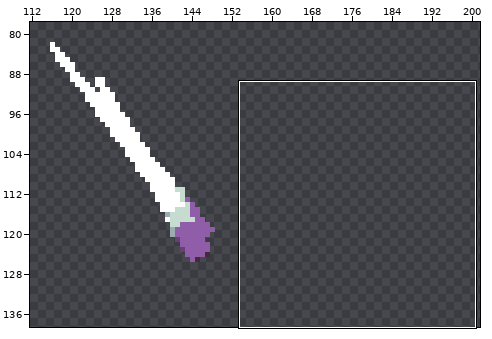
Pixel-art file -- resources/kid/unpacked/asesprite/weapons/sword.aseprite. The picture above shows the old version from afar; the outline marks the close-up.
Close-up. The starting point:
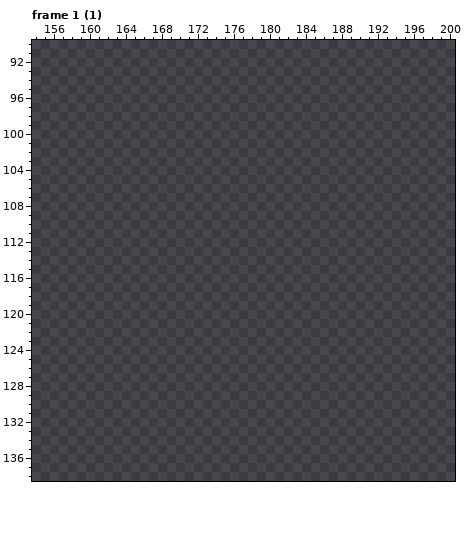
256x256 pixels, 64 frames. Shown: frame 1 (1): x 154..200, y 90..138. The wide view leaves out empty margins. The commit also changed other frames or places, which this record leaves out.
New version:
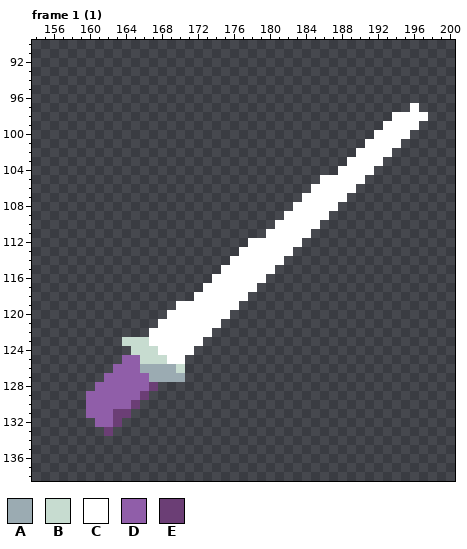
Palette (. is transparent): A #9babb2  B #c7dcd0  C #ffffff  D #905ea9  E #6b3e75
Changes in this commit:
Frame 1 (1), layer "strike":
The edit adds colour A in row 126 at x 166 to 169; in row 127 at x 167 to 170.
The edit adds colour B in row 123 at x 164 to 166; in row 124 at x 165 to 167; in row 125 at x 166 to 168; in row 126 at x 170.
The edit adds colour C in row 97 at x 196; in row 98 at x 194 to 197; in row 99 at x 193 to 196; in row 100 at x 192 to 195; in row 101 at x 191 to 194; in row 102 at x 190 to 193.
The edit adds colour C in row 103 at x 189 to 192; in row 104 at x 188 to 191; in row 105 at x 186 to 190; in row 106 at x 185 to 189; in row 107 at x 184 to 188; in row 108 at x 183 to 187.
The edit adds colour C in row 109 at x 182 to 186; in row 110 at x 181 to 185; in row 111 at x 180 to 184; in row 112 at x 178 to 183; in row 113 at x 177 to 182; in row 114 at x 176 to 181.
The edit adds colour C in row 115 at x 175 to 180; in row 116 at x 174 to 179; in row 117 at x 173 to 178; in row 118 at x 172 to 177; in row 119 at x 170 to 176; in row 120 at x 169 to 175.
The edit adds colour C in row 121 at x 168 to 174; in row 122 at x 167 to 173; in row 123 at x 167 to 172; in row 124 at x 168 to 171; in row 125 at x 169 to 170.
The edit adds colour D in row 125 at x 164 to 165; in row 126 at x 163 to 165; in row 127 at x 162 to 166; in row 128 at x 161 to 166; in row 129 at x 160 to 165; in row 130 at x 160 to 164.
The edit adds colour D in row 131 at x 160 to 162; in row 132 at x 161 to 162.
The edit adds colour E in row 128 at x 167; in row 129 at x 166; in row 130 at x 165; in row 131 at x 163 to 164; in row 132 at x 163; in row 133 at x 162.
Changed places in both close-ups, as pixel boxes (x1, y1, x2, y2):
added: (86, 103, 428, 436)
